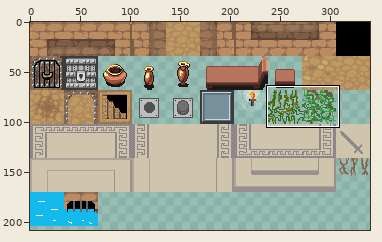
Two states of a sprite sheet, assets/tilemaps/tilemap2.png. Above: a wide view before the commit, with the close-up outlined.
Close-up. Before the edit:
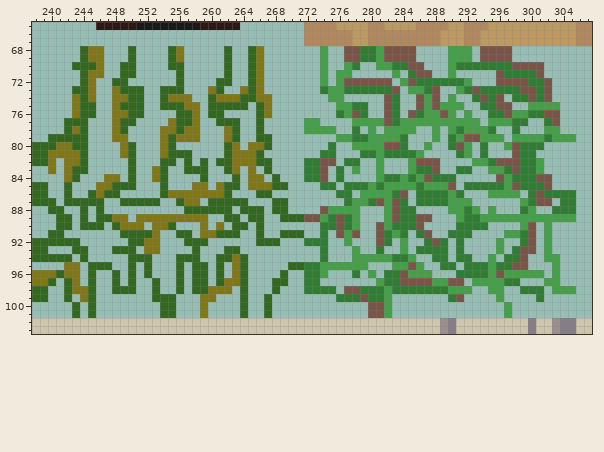
The file is 340x340 pixels. Pixels under 10% opacity are left out. Colours within 5 levels of each other are drawn and written as one. Shown: x 238..307, y 65..103. The wide view leaves out empty margins. The commit also changed other parts of the picture, which this record leaves out.
Now the later version:
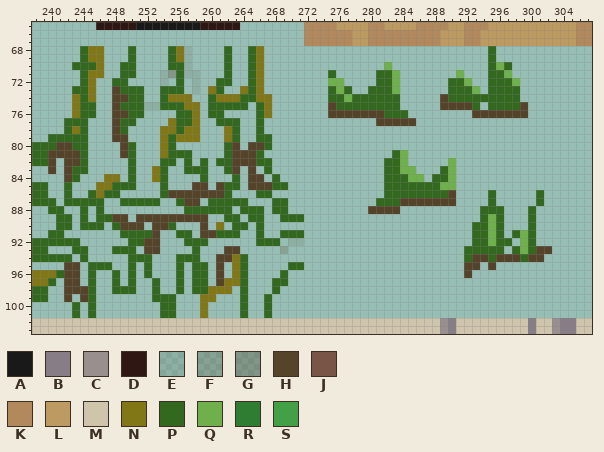
Palette (. is transparent): A #191919  B #867d86  C #9a8f8f  D #2f1814  E #55432a1f  F #55432a3a  G #55432a52  H #55432a  J #795548  K #b1895c  L #bd9a61  M #cfc5ac  N #827717  P #33691e  Q #6fb04c  R #2e7d32  S #43a047
Change:
Changed rows in their new state; - is an unchanged pixel.
first column x 240:
 68 -----------------E----------------.--.........----...-.P..--------
 69 -----------------E----------------.--.........----...-.P..--------
 70 -----------------E----------------.--..--.Q....---.....PQP....----
 71 --------------EG-EE---------------.P..---PPQ-...--.Q---PPQ....----
 72 --------------E---E---------------.QQ....PPQ......PPQ--PPPQ....---
 73 --------H---------E---------------.PQP..PPPQ-....-PPPQ.PPPP....---
 74 --------HH-------------------------PPQPPPPPP--...HPPPPPPPPP....---
 75 --------H---EE---------------------HPPPPPPPP--...HHHHP.PPPPH....--
 76 --------HH-------------------------HHHHHHHPPP......-.HHHHHHH....--
 77 --------H-----------------------..----...HHHHH........-.....--..--
 78 --------H-----------------------....--.-.-....--.-......--.---..--
 79 --------HH--------------------------.........---.-.......-........
 80 -HH------H-------------H-HH--------.--.......--.--...-.--.....----
 81 HHHH-----H-------------HHH--------..---....PQ..----..-.---...-----
 82 H-HH-------------------HHH------....-..--.PPQ....-Q--.........----
 83 H-H--------------------H-H------...-.-.--.PPQQ...PQ..--.......----
 84 --H----------------------HH-----...-.----.PPPQQ.PPQ-----.......---
 85 ------------------HH-H---HHH------..-.....PPPPPPPQQ-...........---
 86 ---------------HHHHHHH--------------..-...PPPPPPPPH.---P...-.P....
 87 -----------------HH------------------....PPPHHHHHHH..--P---..P.-..
 88 ----------------------------------.....-HHHH..----....PPP--.P--...
 89 --------HH-HHHHHHHHH------------.......---......---...PQP...P.....
 90 ---------HHH-HH----H--------------.....--......----..PPQP--.P-.---
 91 -------------H-----HH-------------.-...--....-..--...PPQP.PQP-.---
 92 ------------HH----------------EE...--.---..-.--...-.-PPQPP-QP-.---
 93 ------------HH--------HH-----F----.---.--.--.-....-.PPPPP-PQPHH---
 94 ---------------------HH-----------.---........--..-.PHHPHHHPHH..--
 95 --HH-----------------H----------........---....--..-HH.H....---.--
 96 --HH-----------------H----------...---.-.-......---.H.........-.--
 97 --HH-----------------H----------..-------...........-......---..--
 98 --HHH---------------------------....-................--..--...-...
 99 --H-H-------------------------------.......-------..----.----.----
100 ----------------------------------------...--------------.--------
101 ----------------------------------------...--------------.--------
Boxes around the changes in both close-ups, in picture pixels (x1, y1, x2, y2):
changed: (112, 46, 272, 286)
changed: (280, 46, 576, 318)
changed: (48, 142, 80, 182)
changed: (64, 262, 88, 302)
